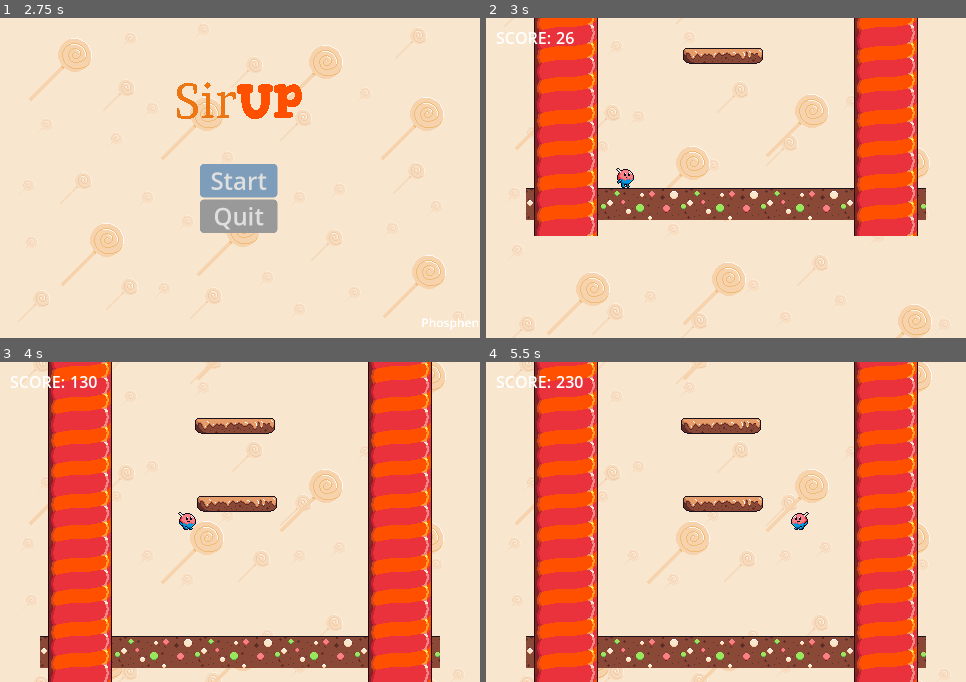
Above: before the commit, frames 1-4 (two rows, left to right).
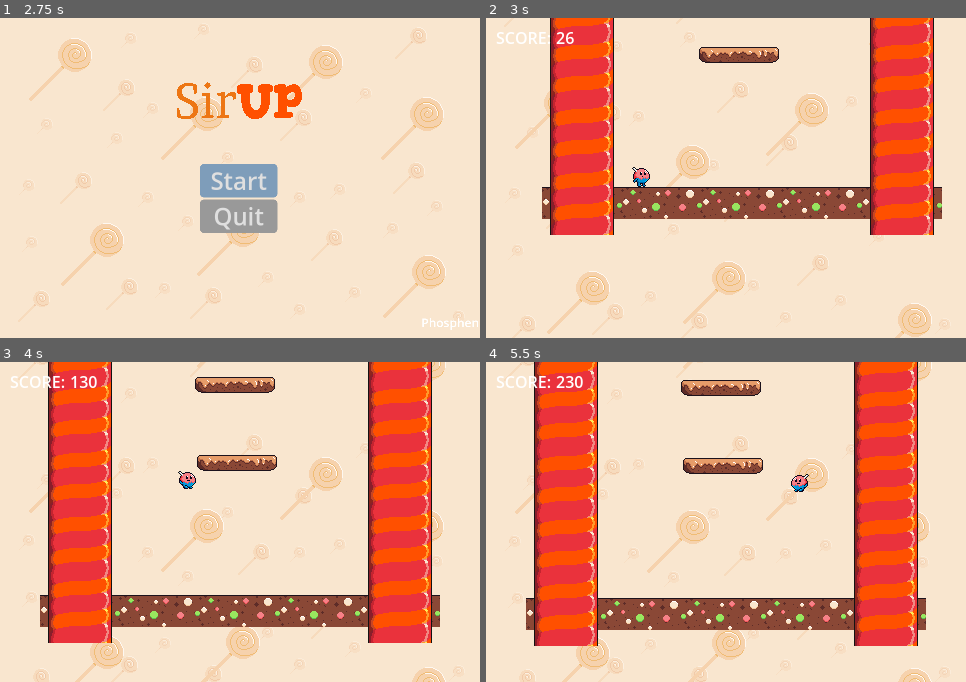
Above: after the commit, the same moments.

Repository: Phosphen/slide
Game: Godot game, scene res://Scenes/Levels/splash_screen.tscn
Same seed, same stepped clock (60 frames per second), same inputs: the game is played once before the commit and once after it.
Inputs (mouse positions are in pixels of both pictures, inside the frame that each line leads up to):
- Up to frame 1 (2.75 s): tap Enter at 0.5, 2 s; move the mouse to (345, 162) at 0.52 s; hold Right (move_right) 0.53-2.03 s; tap Up (jump) at 0.77, 1.52 s; tap Space at 1.25 s; move the mouse to (144, 194) at 1.27 s; move the mouse to (288, 107) at 2.02 s; hold Left (move_left) from 2.03 s (still down)
- Up to frame 2 (3 s): release Left (move_left) at 2.75 s; click "Start" at 2.75 s
- Up to frame 3 (4 s): move the mouse to (216, 586) at 3.52 s; hold Right (move_right) from 3.53 s (still down); tap Up (jump) at 3.77 s
- Up to frame 4 (5.5 s): move the mouse to (870, 570) at 4.27 s; tap Up (jump) at 4.52, 5.27 s; move the mouse to (582, 474) at 5.02 s; release Right (move_right) at 5.03 s; hold Left (move_left) from 5.03 s (still down)

Frame 1 is identical in both runs. In frame 2, 17% of the frame differs, in the area x 6-95%, y 0-100%; in frame 3, 34%, in the area x 6-97%, y 0-100%; in frame 4, 30%.

Commit message:
gfx: tmp particles

Diff:
--- a/LevelGen/main.tscn
+++ b/LevelGen/main.tscn
@@ -45,6 +45,8 @@
 
 [node name="Camera2D" type="Camera2D" parent="."]
 position = Vector2(300, -20)
+position_smoothing_enabled = true
+position_smoothing_speed = 10.0
 script = SubResource("GDScript_2srvb")
 
 [node name="ParallaxBackground" parent="." instance=ExtResource("6_klvki")]
--- a/Player/player.gd
+++ b/Player/player.gd
@@ -20,6 +20,7 @@
 #Refrences
 @onready var animator : AnimatedSprite2D = $AnimatedSprite2D
 @onready var hit_animator : AnimationPlayer = $HitAnimationPlayer
+@onready var dust_particles : GPUParticles2D = $DustParticles
 
 @export var camera : Camera2D
 
@@ -32,6 +33,10 @@
 		reached_top.emit()
 	max_reached_height = minf(position.y, max_reached_height)
 	reached_height.emit(abs(max_reached_height))
+	if is_on_floor() && velocity.x != 0.0:
+		dust_particles.emitting = true
+	else:
+		dust_particles.emitting = false
 
 
 func is_on_and_facing_wall():
--- a/Player/player.tscn
+++ b/Player/player.tscn
@@ -225,6 +225,33 @@
 [sub_resource type="RectangleShape2D" id="RectangleShape2D_wt8q3"]
 size = Vector2(379, 20)
 
+[sub_resource type="Curve" id="Curve_o2xo5"]
+_data = [Vector2(0, 0), 0.0, 0.0, 0, 0, Vector2(1, 1), 0.0, 0.0, 0, 0]
+point_count = 2
+
+[sub_resource type="CurveTexture" id="CurveTexture_f5af8"]
+curve = SubResource("Curve_o2xo5")
+
+[sub_resource type="ParticleProcessMaterial" id="ParticleProcessMaterial_vq8ew"]
+emission_shape = 1
+emission_sphere_radius = 1.56
+particle_flag_disable_z = true
+direction = Vector3(0, 0, 0)
+gravity = Vector3(0, 0, 0)
+angular_velocity_min = 118.96
+angular_velocity_max = 118.96
+orbit_velocity_min = 0.0
+orbit_velocity_max = 0.0
+scale_max = 1.9
+scale_curve = SubResource("CurveTexture_f5af8")
+color = Color(0.509804, 0.254902, 0.0980392, 1)
+
+[sub_resource type="ParticleProcessMaterial" id="ParticleProcessMaterial_pwc3r"]
+particle_flag_disable_z = true
+gravity = Vector3(0, 98, 0)
+orbit_velocity_min = 0.0
+orbit_velocity_max = 0.0
+
 [node name="Player" type="CharacterBody2D" groups=["Player"]]
 texture_filter = 1
 collision_layer = 2
@@ -277,6 +304,22 @@
 position = Vector2(2.08165e-12, 2.08165e-12)
 shape = SubResource("RectangleShape2D_wt8q3")
 
+[node name="DustParticles" type="GPUParticles2D" parent="."]
+z_index = 10
+position = Vector2(0, 9)
+emitting = false
+amount = 200
+process_material = SubResource("ParticleProcessMaterial_vq8ew")
+lifetime = 0.15
+
+[node name="DustParticlesLand" type="GPUParticles2D" parent="."]
+visible = false
+z_index = 10
+position = Vector2(0, 9)
+amount = 200
+process_material = SubResource("ParticleProcessMaterial_pwc3r")
+lifetime = 0.15
+
 [connection signal="area_entered" from="Hurtbox" to="." method="_on_hurtbox_area_entered"]
 
 [editable path="Hurtbox"]
Not shown: 1 places in LevelGen/main.tscn that only renumber resources
Not shown: 1 places in Player/player.tscn that only renumber resources
